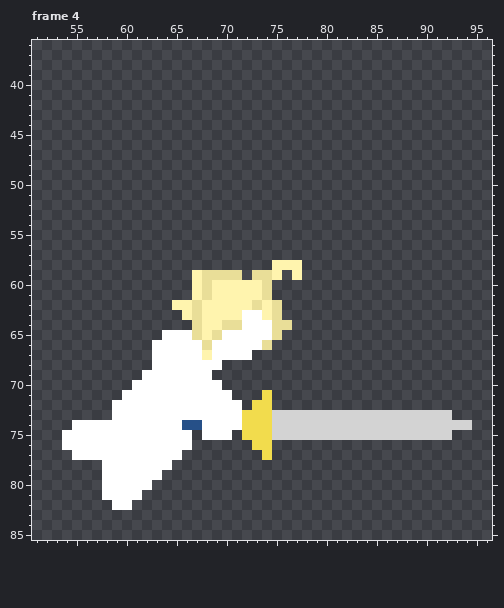
Two states of a pixel-art file, AsepriteStuff/DownSlash.aseprite. Above is the file before it was changed.
128x128 pixels, 4 frames. Shown: frame 4: x 51..96, y 36..85. The commit also changed other frames, which this record leaves out.
The same view after the edit:
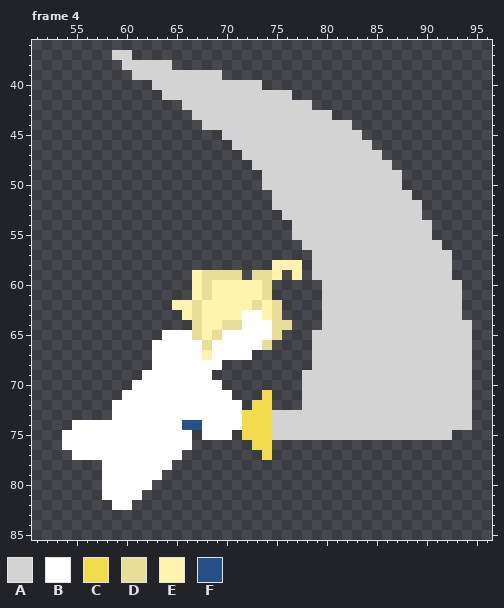
Palette (. is transparent): A #d3d3d3  B #ffffff  C #f2dc4d  D #e9de98  E #fff4ae  F #265088
What changed:
Changed rows in their new state; - is an unchanged pixel.
Frame 4, layer "Weapon":
first column x 59:
37 AA----------------------------------
38 -AAAAA------------------------------
39 --AAAAAAAAA-------------------------
40 ----AAAAAAAAAAA---------------------
41 -----AAAAAAAAAAAAA------------------
42 -------AAAAAAAAAAAAA----------------
43 --------AAAAAAAAAAAAAA--------------
44 ---------AAAAAAAAAAAAAAA------------
45 -----------AAAAAAAAAAAAAA-----------
46 ------------AAAAAAAAAAAAAA----------
47 -------------AAAAAAAAAAAAAA---------
48 --------------AAAAAAAAAAAAAA--------
49 ---------------AAAAAAAAAAAAAA-------
50 ---------------AAAAAAAAAAAAAA-------
51 ----------------AAAAAAAAAAAAAA------
52 ----------------AAAAAAAAAAAAAAA-----
53 -----------------AAAAAAAAAAAAAA-----
54 ------------------AAAAAAAAAAAAAA----
55 ------------------AAAAAAAAAAAAAA----
56 -------------------AAAAAAAAAAAAAA---
57 --------------------AAAAAAAAAAAAAA--
58 --------------------AAAAAAAAAAAAAA--
59 --------------------AAAAAAAAAAAAAA--
60 ---------------------AAAAAAAAAAAAAA-
61 ---------------------AAAAAAAAAAAAAA-
62 ---------------------AAAAAAAAAAAAAA-
63 ---------------------AAAAAAAAAAAAAA-
64 ---------------------AAAAAAAAAAAAAAA
65 --------------------AAAAAAAAAAAAAAAA
66 --------------------AAAAAAAAAAAAAAAA
67 --------------------AAAAAAAAAAAAAAAA
68 --------------------AAAAAAAAAAAAAAAA
69 -------------------AAAAAAAAAAAAAAAAA
70 -------------------AAAAAAAAAAAAAAAAA
71 -------------------AAAAAAAAAAAAAAAAA
72 -------------------AAAAAAAAAAAAAAAAA
73 ----------------------------------AA
